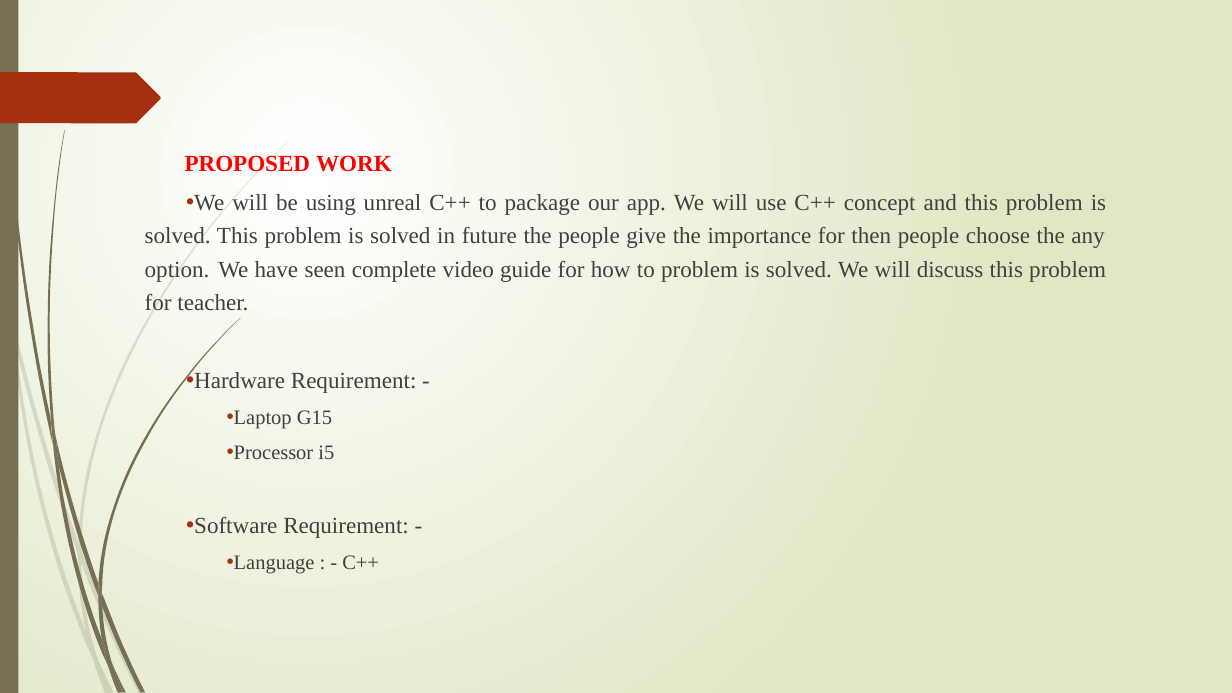
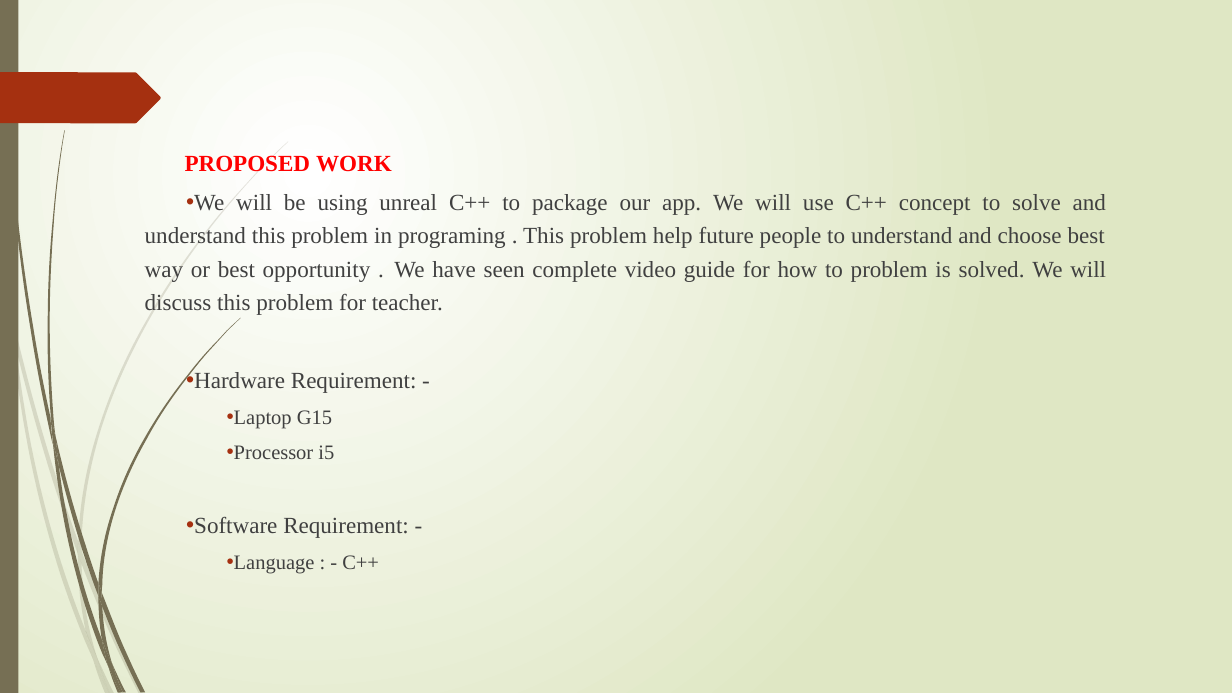
Before and after one commit to shantu03/trial, a slide deck: slide 7 of MINI Project PPT.pptx. Drawn at 1232x693 pixels with LibreOffice and Linux fonts; fonts in the diff are those of the drawing. Boxes give left, top, right and bottom in pixels: in the first picture for what was removed or moved away, otherwise in the second. Text is boxed around its words. In the diff, an @@ line names an element or a change of style, - is before the commit and + after.

Commit message:
MP

```diff
--- a/MINI Project PPT.pptx
+++ b/MINI Project PPT.pptx
@@ text at bbox=[145, 194, 1106, 315]: text changed @@
-• We will be using unreal C++ to package our app. We will use C++ concept and this problem is solved. This problem is solved in future the people give the importance for then people choose the any option. We have seen complete video guide for how to problem is solved. We will discuss this problem for teacher.
+• We will be using unreal C++ to package our app. We will use C++ concept to solve and understand this problem in programing . This problem help future people to understand and choose best way or best opportunity . We have seen complete video guide for how to problem is solved. We will discuss this problem for teacher.
```
